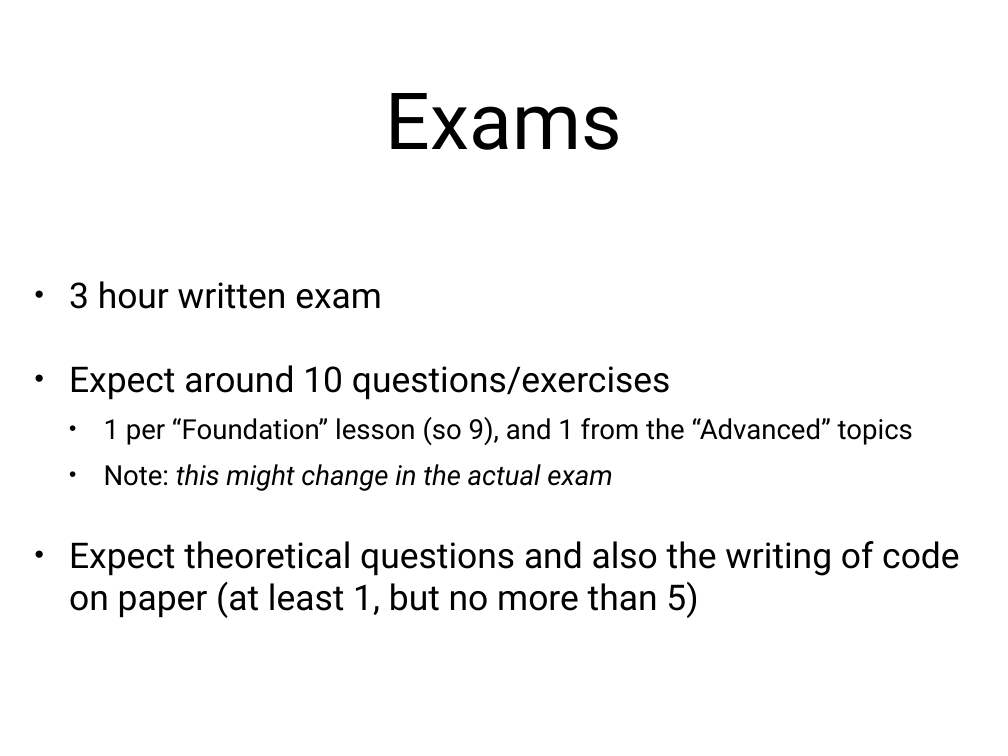
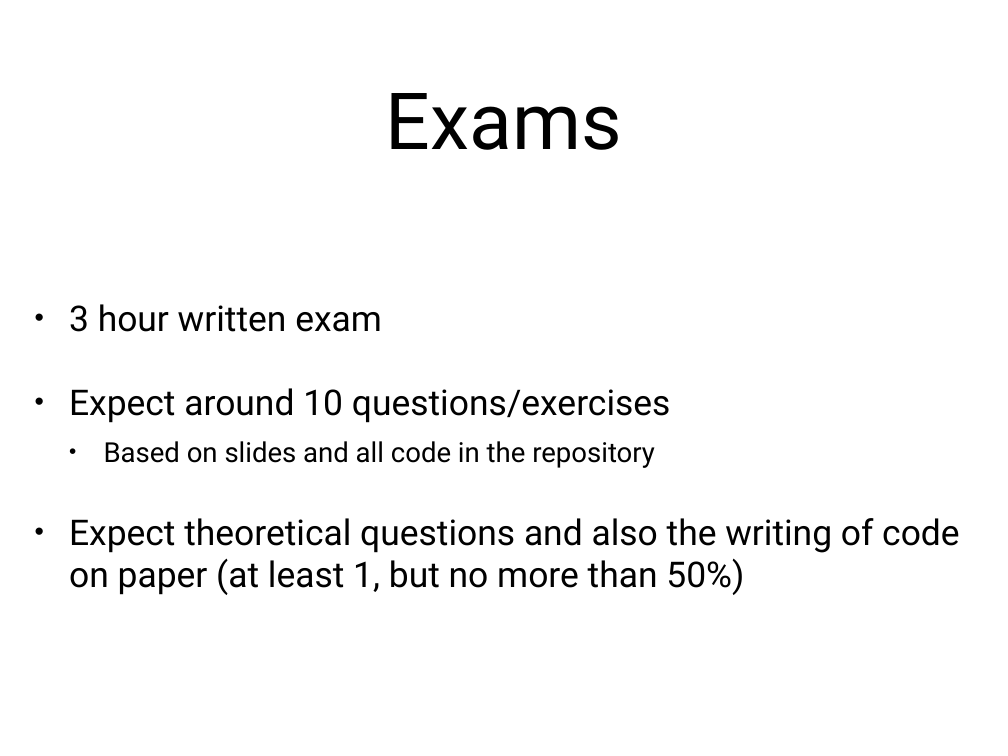
Before and after one commit to arcuri82/algorithms, a slide deck: slide 15 of docs/slides/01/01_intro.pptx. Drawn at 1008x756 pixels with LibreOffice and Linux fonts; fonts in the diff are those of the drawing. Boxes give left, top, right and bottom in pixels: in the first picture for what was removed or moved away, otherwise in the second. Text is boxed around its words. In the diff, an @@ line names an element or a change of style, - is before the commit and + after.

Commit message:
update exam description

```diff
--- a/docs/slides/01/01_intro.pptx
+++ b/docs/slides/01/01_intro.pptx
@@ text at (69,441,960,595): text changed; size 28 to 36 pt @@
-  • 1 per “Foundation” lesson (so 9), and 1 from the “Advanced” topics
-  • Note: this might change in the actual exam
-• Expect theoretical questions and also the writing of code on paper (at least 1, but no more than 5)
+  • Based on slides and all code in the repository
+• Expect theoretical questions and also the writing of code on paper (at least 1, but no more than 50%)
```
